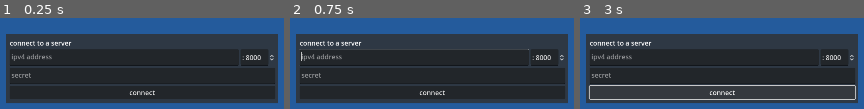
Above: before the commit, frames 1-3 (left to right).
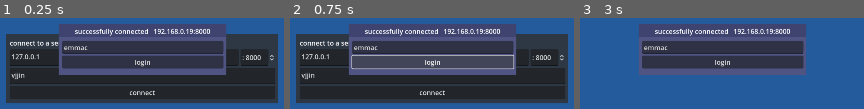
Above: after the commit, the same moments.

Repository: ChifiSource/ChiNAS-Client
Game: Godot game, scene res://pages/main.tscn
Same seed, same stepped clock (60 frames per second), same inputs: the game is played once before the commit and once after it. Before the commit the project has no main scene; this scene is started directly in both runs.
Inputs (mouse positions are in pixels of both pictures, inside the frame that each line leads up to):
- Up to frame 1 (0.25 s): no input
- Up to frame 2 (0.75 s): click (432, 61) at 0.5 s, where only the run after the commit has a clickable "login"
- Up to frame 3 (3 s): click (722, 61) at 1.25 s, where only the run after the commit has a clickable "login"; click (722, 61) at 2 s, where only the run after the commit has a clickable "login"; click "connect" at 2.75 s

The runs differ from the first frame. In frame 1, 26% of the frame differs, in the area x 3-80%, y 6-68%; in frame 2, 26%; in frame 3, 71%, in the area x 2-98%, y 6-94%.

Commit message:
signficant update featuring more commands

Diff:
--- a/pages/main.gd
+++ b/pages/main.gd
@@ -12,8 +12,10 @@
 var connected_ip : String = ""
 var connected_port : int = 0
 var connecting = false
+var selected_repo = null
 var url : String
 var dl_path : String
+
 # Called when the node enters the scene tree for the first time.
 func _ready():
 	pass # Replace with function body.
@@ -104,6 +106,13 @@
 	HTTP.request_completed.connect(tree_repos_response)
 	HTTP.request(url, ["Content-Type: text"], HTTPClient.METHOD_POST, "repos")
 
+func update_repo_icon(result, response_code, headers, body):
+	var image = Image.new()
+	image.load_png_from_buffer(body)
+	var icon_texture = ImageTexture.new()
+	icon_texture.create_from_image(image)
+	selected_repo.set_icon(0, icon_texture)
+
 func tree_repos_response(result, response_code, headers, body):
 	body = body.get_string_from_utf8()
 	var repos_tree = tree.create_item(fs_root)
@@ -113,19 +122,19 @@
 	for repo in splits:
 		var parts = repo.split("|")
 		# name|category|url|raw
-		var raw_img = parts[3].to_utf8_buffer()
-		var icon = Image.new()
-		raw_img = icon.load_png_from_buffer(raw_img)
-		var icon_texture = ImageTexture.new()
-		icon_texture.create_from_image(icon)
 		var category = parts[1]
 		if not category in categories.keys():
 			var new_cat = tree.create_item(repos_tree)
 			new_cat.set_text(0, category)
 			categories[category] = new_cat
-		var new_repo = tree.create_item(categories[category])
-		new_repo.set_text(0, parts[0])
-		new_repo.set_icon(0, icon_texture)
+		selected_repo = tree.create_item(categories[category])
+		selected_repo.set_text(0, parts[0])
+		if parts[3] == "1":
+			HTTP.request_completed.disconnect(tree_repos_response)
+			var new_url = url + "/" + category + "/" + parts[0] + "/icon.png"
+			HTTP.request_completed.connect(update_repo_icon)
+			HTTP.request(new_url)
+
 
 
 func receive_ls(result, response_code, headers, body):
@@ -149,7 +158,6 @@
 	HTTP.request_completed.disconnect(receive_ls)
 
 func receive_cd(result, response_code, headers, body):
-	body = body.get_string_from_utf8()
 	HTTP.request_completed.disconnect(receive_cd)
 	HTTP.request_completed.connect(receive_ls)
 	HTTP.request(url, ["Content-Type: text"], HTTPClient.METHOD_POST, "ls")
@@ -164,7 +172,27 @@
 	HTTP.request(url + body)
 
 func finalize_download(result, response_code, headers, body):
-	pass # for now this will do nothing, in the future it will present a message.
+	if file_info[selected_files[active_file]]["is"] == "dir":
+		var reader := ZIPReader.new()
+		var err := reader.open(dl_path)
+		var dl_dir_splits = dl_path.split("/")
+		var dl_dir = "/".join(dl_dir_splits.slice(0, len(dl_dir_splits) - 1))
+		var fdir = DirAccess.open(dl_dir)
+		var fname = dl_dir_splits[len(dl_dir_splits) - 1]
+		fdir.rename(fname,
+		"archive-" + fname)
+		fdir.make_dir_absolute(dl_dir + "/" + fname)
+		for file in reader.get_files():
+			var current_file_direc = file.split("/")
+			current_file_direc = "/".join(current_file_direc.slice(0, len(current_file_direc) - 1))
+			fdir.make_dir_recursive_absolute(dl_path + current_file_direc)
+			var raw_file = reader.read_file(file)
+			var filea = FileAccess.open(dl_path + file, FileAccess.WRITE)
+			filea.store_string(raw_file.get_string_from_utf8())
+			filea.close()
+		fdir.remove("archive-" + fname)
+	else:
+		print(file_info[selected_files[active_file]])
 
 func _on_item_list_item_activated(index):
 	var selected_file = selected_files[index]
@@ -188,22 +216,23 @@
 		fileinfo_box.get_child(2).text = "file size: " + this_file["size"]
 		fileinfo_box.get_child(6).visible = false
 		fileinfo_box.get_child(4).visible = true
+		fileinfo_box.get_child(8).visible = false
 	else:
 		fileinfo_box.get_child(1).text = "directory: " + selected_file
 		fileinfo_box.get_child(2).text = this_file["file_count"] + " items"
 		#  6 is the paste_into button, 4 is the open button.
 		fileinfo_box.get_child(6).visible = true
 		fileinfo_box.get_child(4).visible = false
+		fileinfo_box.get_child(8).visible = true
 
 func _on_download_selected_pressed():
 	$download_popup.popup()
 
-func _on_download_popup_confirmed():
+func _on_download_popup_confirmed(path):
 	var popup = $download_popup
 	dl_path = popup.current_path
 	HTTP.request_completed.connect(receive_download)
 	HTTP.request(url, ["Content-Type: text"], HTTPClient.METHOD_POST, "download;" + selected_files[active_file])
-
 
 func _on_directory_tree_item_selected():
 	var selected = tree.get_selected()
@@ -212,3 +241,35 @@
 		HTTP.request_completed.connect(receive_cd)
 		HTTP.request(url, ["Content-Type: text"], HTTPClient.METHOD_POST,
 		"cd;" + "~/" + selected_item_name)
+
+func post_upload(result, response_code, headers, body):
+	HTTP.request_completed.disconnect(post_upload)
+	HTTP.request_completed.connect(receive_ls)
+	HTTP.request(url, ["Content-Type: text"], HTTPClient.METHOD_POST, "ls")
+
+func do_upload(result, response_code, headers, body):
+	HTTP.request_completed.disconnect(do_upload)
+	print("hello?")
+	body = body.get_string_from_utf8()
+	HTTP.request_completed.connect(post_upload)
+	var file = FileAccess.open(dl_path, FileAccess.READ)
+	var file_contents = file.get_as_text()
+	HTTP.request(url + body, ["Content-Type: text"], HTTPClient.METHOD_POST,
+	file_contents + "|!EOF")
+
+func _on_upload_confirm(path):
+	HTTP.request_completed.connect(do_upload)
+	var popup = $download_popup
+	dl_path = popup.current_path
+	var fname_splits = dl_path.split("/")
+	popup.confirmed.disconnect(_on_upload_confirm)
+	popup.confirmed.connect(do_upload)
+	HTTP.request(url, ["Content-Type: text"], HTTPClient.METHOD_POST,
+	"upload;" + fname_splits[len(fname_splits) - 1])
+
+func _on_upload_into_pressed():
+	var popup = $download_popup
+	popup.file_selected.disconnect(_on_download_popup_confirmed)
+	popup.file_selected.connect(_on_upload_confirm)
+	popup.file_mode = 0
+	popup.popup()
--- a/pages/main.tscn
+++ b/pages/main.tscn
@@ -54,6 +54,7 @@
 [node name="ipbox" type="TextEdit" parent="background/connect_page/connect_container/HBoxContainer"]
 custom_minimum_size = Vector2(550, 40)
 layout_mode = 2
+text = "127.0.0.1"
 placeholder_text = "ipv4 address"
 
 [node name="portbox" type="SpinBox" parent="background/connect_page/connect_container/HBoxContainer"]
@@ -66,6 +67,7 @@
 [node name="secretbox" type="TextEdit" parent="background/connect_page/connect_container"]
 custom_minimum_size = Vector2(550, 40)
 layout_mode = 2
+text = "vjjin"
 placeholder_text = "secret"
 
 [node name="connect_button" type="Button" parent="background/connect_page/connect_container"]
@@ -73,7 +75,6 @@
 text = "connect"
 
 [node name="username_box" type="ColorRect" parent="background"]
-visible = false
 layout_mode = 1
 anchors_preset = 8
 anchor_left = 0.5
@@ -122,6 +123,7 @@
 
 [node name="usernamebox" type="LineEdit" parent="background/username_box/VBoxContainer"]
 layout_mode = 2
+text = "emmac"
 placeholder_text = "username"
 
 [node name="login_button" type="Button" parent="background/username_box/VBoxContainer"]
@@ -186,6 +188,10 @@
 layout_mode = 2
 theme_override_styles/normal = SubResource("StyleBoxFlat_fsaaf")
 text = "delete"
+
+[node name="upload_into" type="Button" parent="background/main_page/inspector_panel/fileinfo"]
+layout_mode = 2
+text = "upload into"
 
 [node name="HSeparator" type="HSeparator" parent="background/main_page/inspector_panel/fileinfo"]
 layout_mode = 2
@@ -248,8 +254,9 @@
 [connection signal="pressed" from="background/connect_page/connect_container/connect_button" to="." method="_on_connect_button_pressed"]
 [connection signal="pressed" from="background/username_box/VBoxContainer/login_button" to="." method="_on_login_button_pressed"]
 [connection signal="pressed" from="background/main_page/inspector_panel/fileinfo/download_selected" to="." method="_on_download_selected_pressed"]
+[connection signal="pressed" from="background/main_page/inspector_panel/fileinfo/upload_into" to="." method="_on_upload_into_pressed"]
 [connection signal="item_activated" from="background/main_page/files_panel/ItemList" to="." method="_on_item_list_item_activated"]
 [connection signal="item_clicked" from="background/main_page/files_panel/ItemList" to="." method="_on_item_list_item_selected"]
 [connection signal="item_selected" from="background/main_page/files_panel/ItemList" to="." method="_on_item_list_item_selected"]
 [connection signal="item_selected" from="background/main_page/directories_panel/directory_tree" to="." method="_on_directory_tree_item_selected"]
-[connection signal="confirmed" from="download_popup" to="." method="_on_download_popup_confirmed"]
+[connection signal="file_selected" from="download_popup" to="." method="_on_download_popup_confirmed"]
--- a/project.godot
+++ b/project.godot
@@ -11,6 +11,7 @@
 [application]
 
 config/name="ChiNAS Client"
+run/main_scene="res://pages/main.tscn"
 config/features=PackedStringArray("4.2", "GL Compatibility")
 config/icon="res://icon.svg"
 
